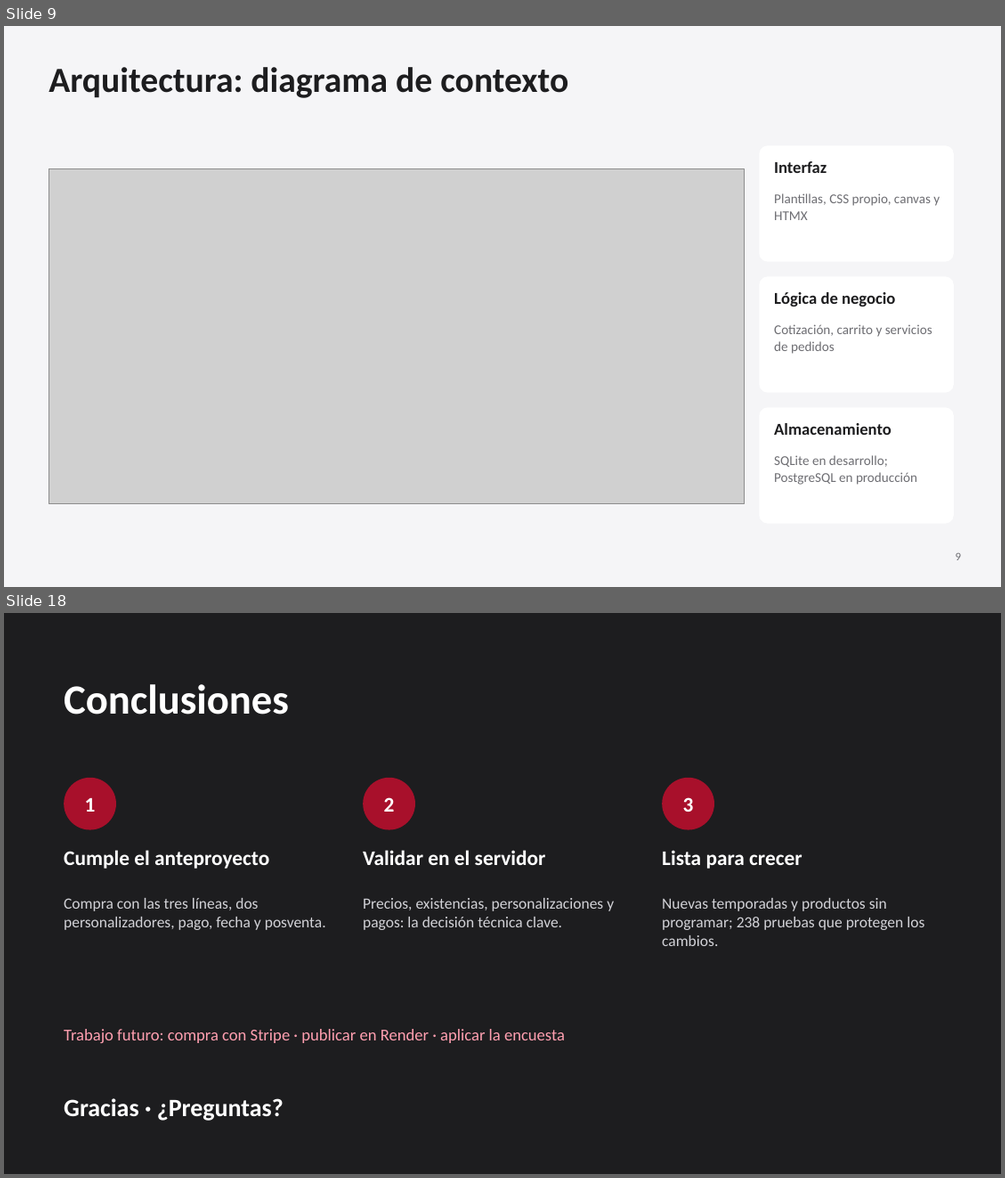
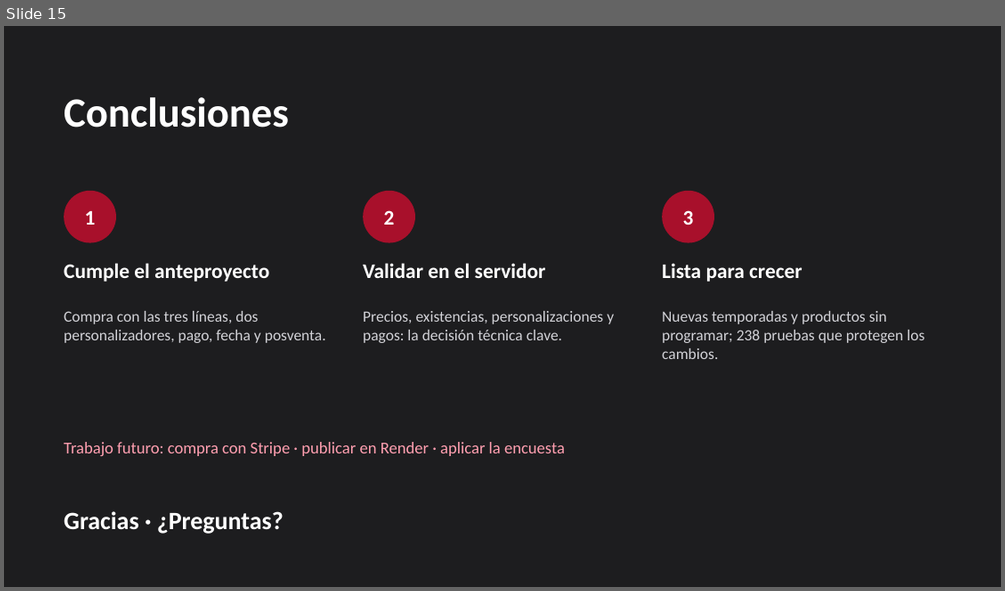
Before and after one commit to Josshuu13/TiendaWeb, a slide deck: docs/entrega/Pretexto-presentacion.pptx. Shown one above the other, each under a label of ours: slides 9 and 18 before the commit, slide 15 after it; the slides between them are not shown. The pictures are 1005x1178 and 1005x591 pixels, drawn with LibreOffice and Linux fonts; fonts in the diff are those of the drawing; grey boxes stand for pictures. Boxes give left, top, right and bottom in pixels: in the first picture for what was removed or moved away, otherwise in the second. Text is boxed around its words. In the diff, an @@ line names an element or a change of style, - is before the commit and + after.

```diff
--- a/docs/entrega/Pretexto-presentacion.pptx
+++ b/docs/entrega/Pretexto-presentacion.pptx
@@ slide 9 removed at [4, 26, 1001, 587], background #F5F5F7 @@
@@ title removed at [48, 67, 568, 98] @@
-Arquitectura: diagrama de contexto
@@ rounded rectangle removed at [760, 145, 954, 262] @@
@@ picture removed at [48, 168, 744, 504] @@
@@ text removed at [774, 161, 826, 173] @@
-Interfaz
@@ text removed at [774, 193, 939, 220] @@
-Plantillas, CSS propio, canvas y HTMX
@@ rounded rectangle removed at [760, 276, 954, 393] @@
@@ text removed at [774, 292, 895, 306] @@
-Lógica de negocio
@@ text removed at [774, 324, 932, 354] @@
-Cotización, carrito y servicios de pedidos
@@ rounded rectangle removed at [760, 408, 954, 524] @@
@@ text removed at [774, 423, 891, 435] @@
-Almacenamiento
@@ text removed at [774, 455, 917, 484] @@
-SQLite en desarrollo; PostgreSQL en producción
@@ text removed at [955, 553, 961, 560] @@
-9
@@ what was slide 18 is now slide 15 @@
```
Also in this commit, not shown: 6 slides changed, 1 slide added, 3 other slides removed, 1 other file.
